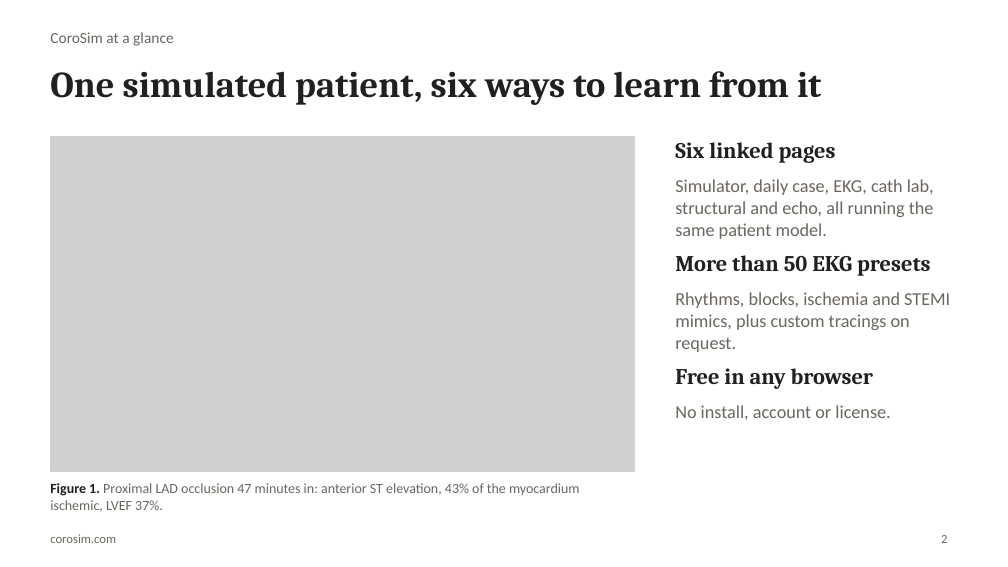
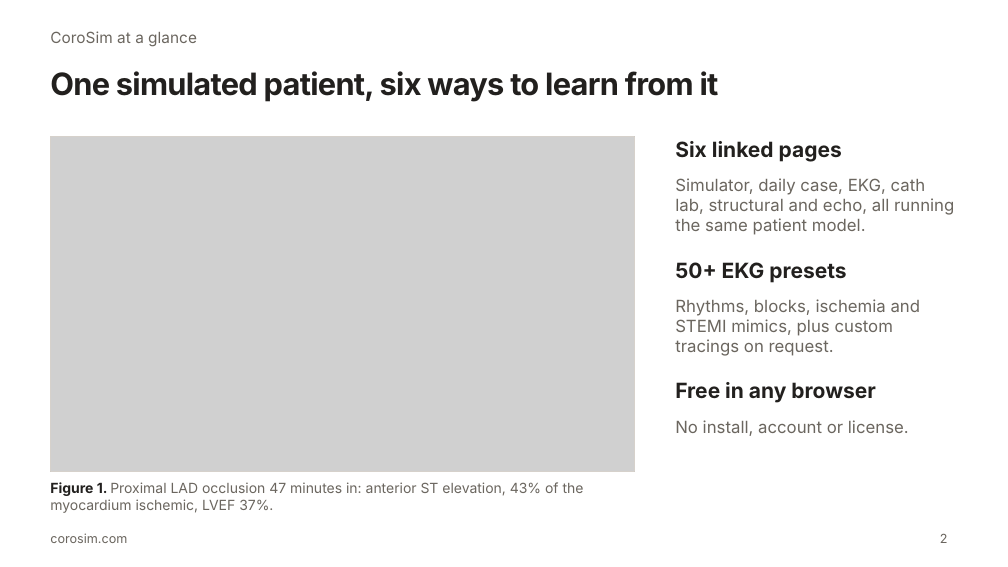
Before and after one commit to sirpravnp/corosim, a slide deck: slide 2 of docs/acc-sim-competition/CoroSim_ACC_Cardio_Sim_Creator.pptx. Drawn at 1008x567 pixels with LibreOffice and Linux fonts; fonts in the diff are those of the drawing; grey boxes stand for pictures. Boxes give left, top, right and bottom in pixels: in the first picture for what was removed or moved away, otherwise in the second. Text is boxed around its words. In the diff, an @@ line names an element or a change of style, - is before the commit and + after.

```diff
--- a/docs/acc-sim-competition/CoroSim_ACC_Cardio_Sim_Creator.pptx
+++ b/docs/acc-sim-competition/CoroSim_ACC_Cardio_Sim_Creator.pptx
@@ title "One simulated patient, six ways ..." at [50,71,719,102]: size 26 to 22 pt, font Cambria to Inter, letter spacing 0 to -0.5 pt @@
@@ text "Six linked pages" at [675,141,842,162]: size 16 to 15 pt, font Cambria to Inter @@
@@ text at [675,262,846,283]: text changed; size 16 to 15 pt; font Cambria to Inter @@
-More than 50 EKG presets
+50+ EKG presets
@@ text "Rhythms, blocks, ischemia and STEMI ...": place and size @@
-text "Rhythms, blocks, ischemia and STEMI ..." at [675,292,950,352]
+text "Rhythms, blocks, ischemia and STEMI ..." at [675,299,921,356]
@@ text "Free in any browser" at [675,382,875,403]: size 16 to 15 pt, font Cambria to Inter @@
@@ text "Free in any browser": place and size @@
-text "Free in any browser" at [675,368,873,389]
+text "Free in any browser" at [675,382,875,403]
@@ size 13 to 12 pt, font Calibri to Inter in 3 elements at [675,178,954,235], [675,299,921,356], [675,420,909,436] @@
@@ text "No install, account or license.": place and size @@
-text "No install, account or license." at [675,405,890,420]
+text "No install, account or license." at [675,420,909,436]
@@ font Calibri to Inter in 4 elements at [50,31,197,47], [50,482,584,513], [940,533,948,543], [50,533,127,543] @@
```
Also in this commit, not shown: 18 other slides changed, 1 other file.
